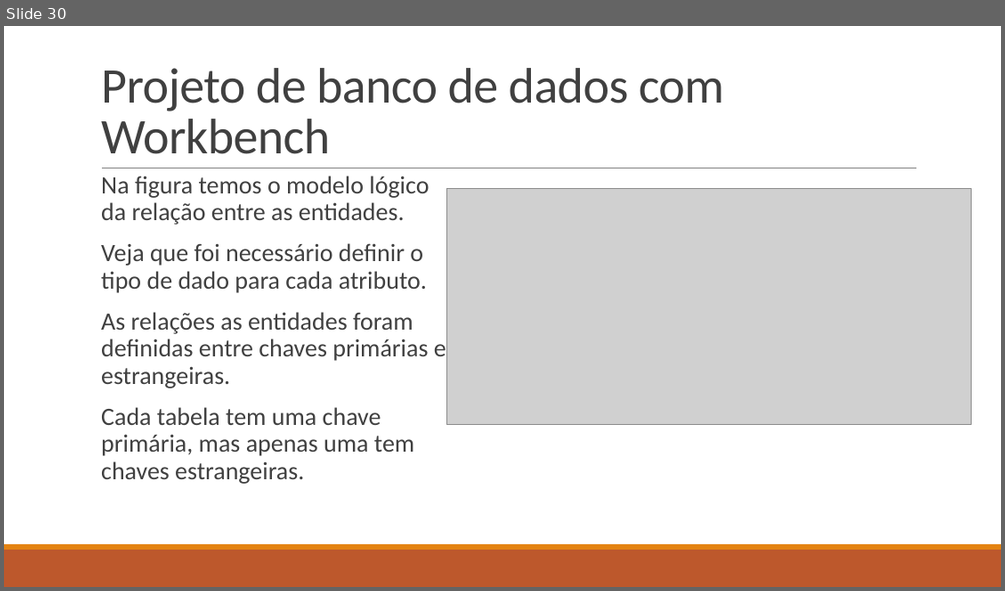
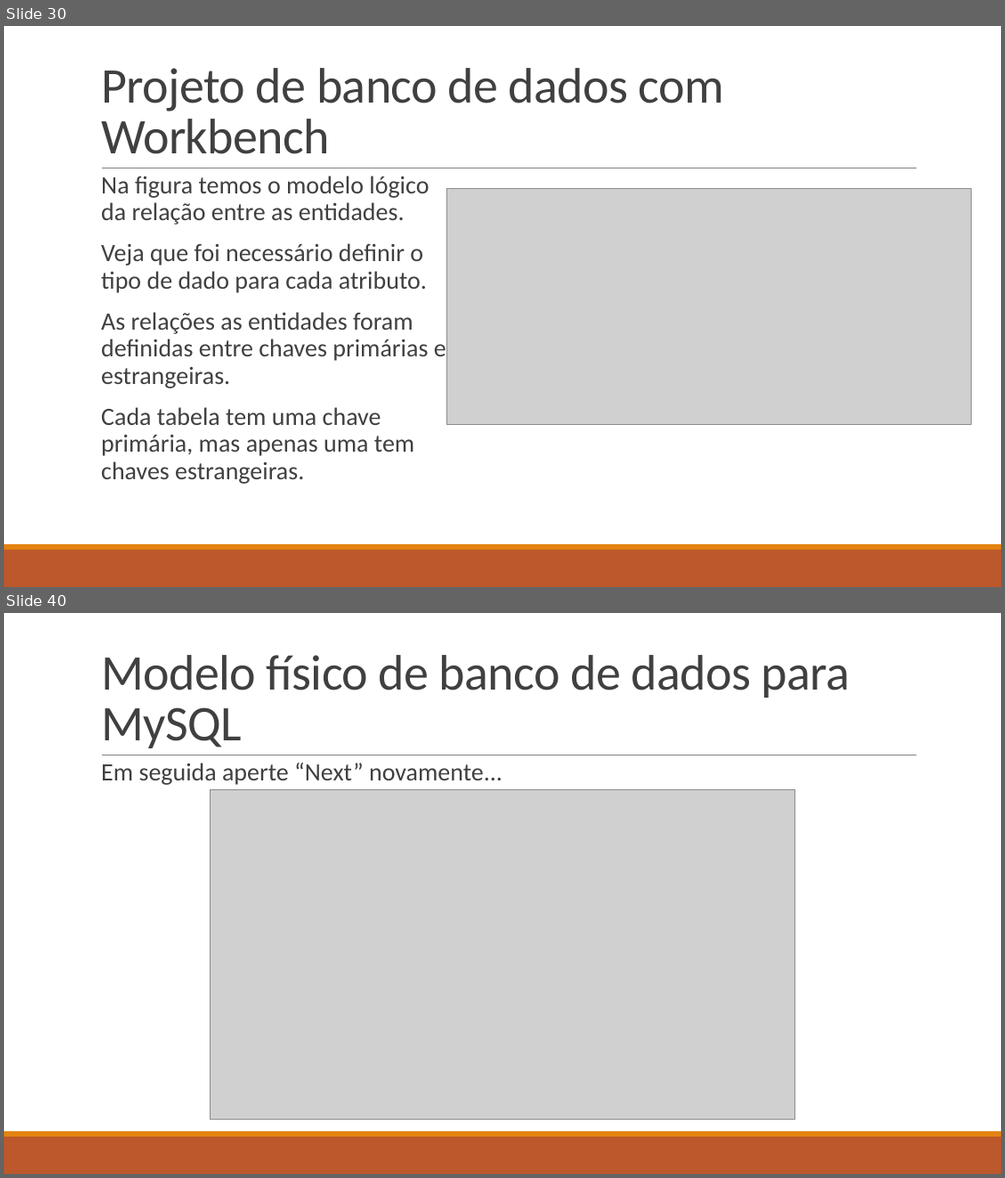
Before and after one commit to LucasHerculanoAmaro/Minhas-Aulas, a slide deck: Euripedes Simões de Paula/Banco de Dados/Aula 9/Projeto de Banco de Dados.pptx. Shown one above the other, each under a label of ours: slide 30 before the commit, slides 30 and 40 after it; the slides between them are not shown. The pictures are 1005x591 and 1005x1178 pixels, drawn with LibreOffice and Linux fonts; fonts in the diff are those of the drawing; grey boxes stand for pictures. Boxes give left, top, right and bottom in pixels: in the first picture for what was removed or moved away, otherwise in the second. Text is boxed around its words. In the diff, an @@ line names an element or a change of style, - is before the commit and + after.

Commit message:
adicionando aula 9 completa ao curso Banco de Dados

```diff
--- a/Euripedes Simões de Paula/Banco de Dados/Aula 9/Projeto de Banco de Dados.pptx
+++ b/Euripedes Simões de Paula/Banco de Dados/Aula 9/Projeto de Banco de Dados.pptx
@@ slide 40 added at [4,613,1001,1174], background #FFFFFF; not listed: 3 template elements that a slide beside it also shows @@
@@ title added at [101,655,850,748], 48 pt, text #404040 @@
+Modelo físico de banco de dados para MySQL
@@ text added at [101,763,502,785], 24 pt, text #404040 @@
+  Em seguida aperte “Next” novamente...
@@ picture added at [210,789,795,1119] @@
```
Also in this commit, not shown: 15 other slides added, 2 other files.
